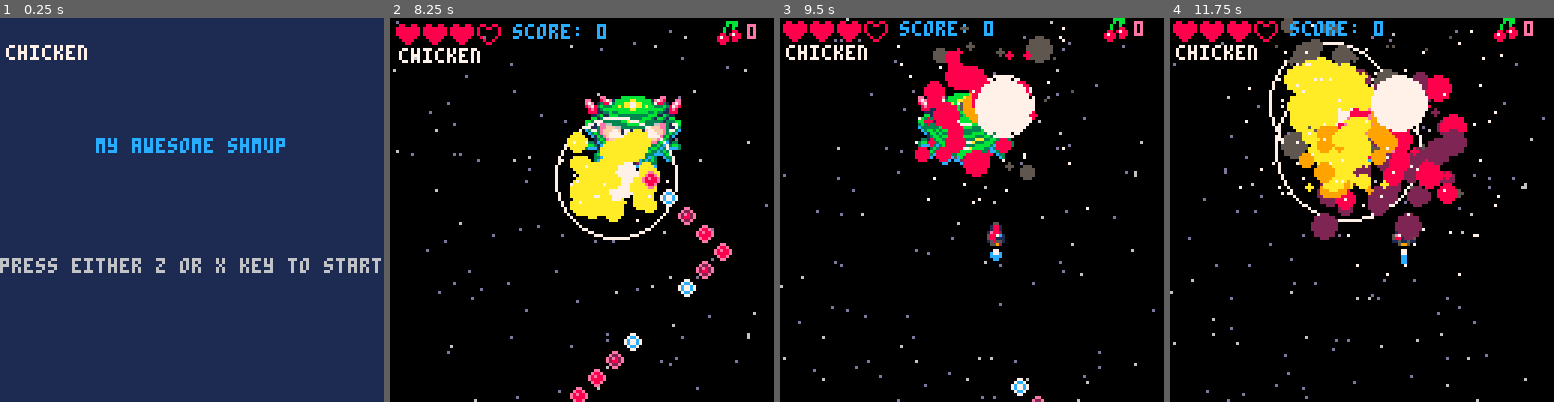
Above: before the commit, frames 1-4 (left to right).
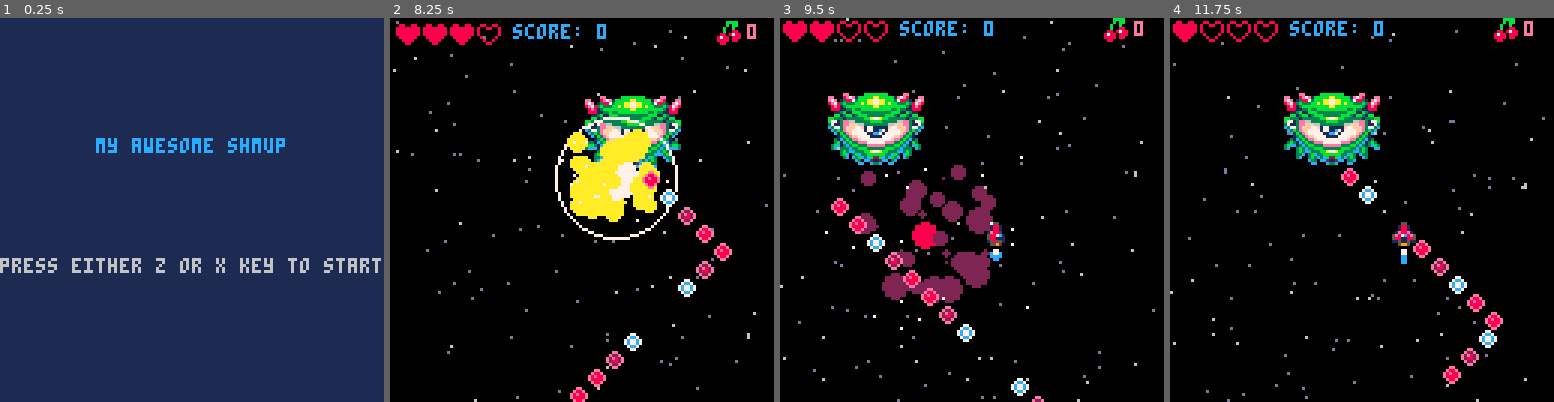
Above: after the commit, the same moments.

Repository: CRBroughton/pico-8-hero
Game: PICO-8 cartridge src/pico-8-hero.p8
Same seed, same stepped clock (60 frames per second), same inputs: the game is played once before the commit and once after it.
Inputs:
- Up to frame 1 (0.25 s): no input
- Up to frame 2 (8.25 s): tap X (X key) at 0.33, 1.07, 1.85, 2.97, 4.08, 5.2, 6.32, 7.43 s; tap O (Z key) at 0.7, 1.7, 2.1, 2.5, 2.9, 3.3, 3.7, 4.1, 4.5, 4.9, 5.3, 5.7, 6.1, 6.5, 6.9, 7.3, 7.7, 8.1 s; hold Right 1.6-2.1 s; hold Up 2.15-2.42 s; hold Right 2.47-3.03 s; hold Left 3.08-3.58 s; hold Down 3.63-3.97 s; hold Right 4.02-4.68 s; hold Up 4.73-5.03 s; hold Left 5.08-5.68 s; hold Down 5.73-6.03 s; hold Right 6.08-6.58 s; hold Right 6.63-7.13 s; hold Up 7.18-7.45 s; hold Right 7.5-8.07 s; hold Left from 8.12 s (still down)
- Up to frame 3 (9.5 s): tap O (Z key) at 8.5, 8.9, 9.3 s; tap X (X key) at 8.55 s; release Left at 8.62 s; hold Down 8.67-9 s; hold Right from 9.05 s (still down)
- Up to frame 4 (11.75 s): tap X (X key) at 9.67, 10.78 s; tap O (Z key) every 0.4 s from 9.7 to 11.7 s; release Right at 9.72 s; hold Up 9.77-10.07 s; hold Left 10.12-10.72 s; hold Down 10.77-11.07 s; hold Right 11.12-11.62 s

The runs differ from the first frame. In frame 1, 0.4% of the frame differs, in the area x 1-23%, y 7-11%; in frame 2, 0.4%; in frame 3, 17%; in frame 4, 18%, in the area x 1-87%, y 0-96%.

Commit message:
feat(boss): adjust boss health

Diff:
--- a/src/enemies.lua
+++ b/src/enemies.lua
@@ -156,7 +156,7 @@
         enemy.collisionheight = 16
     elseif enemytype == 5 then
         -- boss
-        enemy.hp = 1
+        enemy.hp = 130
         enemy.sprite = 68
         enemy.animation = {68, 72, 76, 72}
         enemy.width = 4
--- a/src/main.lua
+++ b/src/main.lua
@@ -7,7 +7,6 @@
     blinkt = 1
     gametime = 0
     shake = 0
-    debug = "chicken"
 end
 
 function _draw()
@@ -23,8 +22,6 @@
     elseif mode == "win" then
         draw_win()
     end
-
-    print(debug, 2, 9, 7)
 end
 
 function _update()
